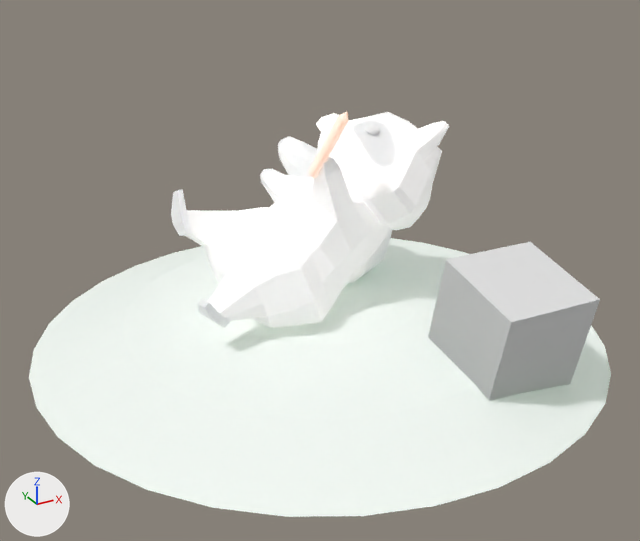
A saved change to the glTF model public/dog.glb.
The view is the same before and after, from a 50 mm lens placed at (-8.22, -14.92, 8.31), pointed at (-0.32, -0.54, 1.12). Lighting does not change. The marker at lower left points along +X, +Y and +Z. Where no turn or scale is listed for an object, it has been applied to the vertices. Vertices at the same position are counted once.

The first picture shows 'body.004', 'camera.001', 'ground.001', 'head.004', 'pencil.001', 'tail.003'.
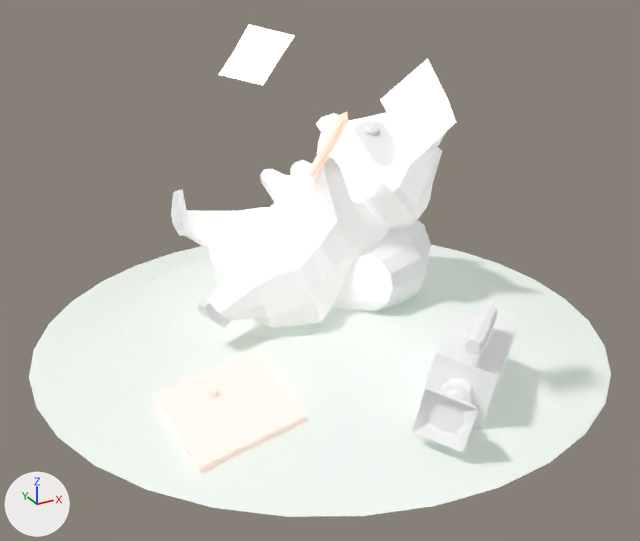
The newer file is also rescaled (x0.779), turned or shifted as a whole; pictures and numbers use the older file's frame.

Edits to the bpy script that builds the scene:
```text
Change mat_material_004:
    mat_material_004.emission_color: (0.00485, 0.0581, 0.0138) -> (0.5, 0.193, 0.0431)  # dark green #0f441f -> orange #bc7a3b
Change mat_material_005:
    remove mat_material_005.emission_color = (0.5, 0.193, 0.0431)  # orange #bc7a3b
    mat_material_005.emission_strength: 1.0 -> 0.0277
Change me_cylinder_008:
    remove me_cylinder_008.from_pydata(...)  # 96 vertices, 188 faces; spans x -0.73..2.29, y -0.46..3.15, z -0.1..2.5
    add me_cylinder_008.from_pydata(...)  # 96 vertices, 188 faces; spans x -0.95..2.31, y -1.85..2.32, z -0.28..2.16
    me_cylinder_008 part 1: 12 of the vertices in x 0.16..0.74, y -0.46..0.63, z -0.07..1.13 are moved by (-0.27, -1.39, -0.01)
    me_cylinder_008 part 2: all 12 vertices in x -0.73..-0.5, y -0.46..0.34, z 0.06..0.86 are moved by (-0.23, -0.18, -0.24)
    me_cylinder_008 part 3: all 48 vertices in x 0.29..2.08, y 1.82..3.15, z 0.59..2.5 are moved by (-0.1, -0.82, -0.34)
    me_cylinder_008 part 4: 24 of the vertices in x 0.45..2.29, y -0.1..1.27, z -0.1..1.66 are moved by (0.02, -1.41, -0.18)
Change me_sphere_001:
    where me_sphere_001.from_pydata(...)  # 97 vertices, 160 faces; spans x -6.04..6.04, y -6.04..6.04, z -1.09..-0.08
    remove me_sphere_001.materials.append(mat_material_004)  # white #ffffff
    add me_sphere_001.materials.append(mat_material_007)  # white #ffffff
Change me_cube_001:
    remove me_cube_001.from_pydata(...)  # 8 vertices, 12 faces; spans x -1.03..1.03, y -1.2..1.2, z -1.2..1.2
    add me_cube_001.from_pydata(...)  # 317 vertices, 620 faces; spans x -2.96..-0.07, y -2.0..0.7, z -1.09..0.76
    me_cube_001 part 5: 8 vertices removed from x -1.03..1.03, y -1.2..1.2, z -1.2..1.2; 317 vertices added at x -2.96..-0.07, y -2.0..0.7, z -1.09..0.76
    add me_cube_001.materials.append(mat_material_005)  # white #ffffff
Change me_cylinder_009:
    where me_cylinder_009.from_pydata(...)  # 37 vertices, 70 faces; spans x -0.574..0.033, y -1.083..-0.451, z 3.113..4.44
    remove me_cylinder_009.materials.append(mat_material_005)  # white #ffffff
    add me_cylinder_009.materials.append(mat_material_004)  # white #ffffff
Add me_plane_006:
    me_plane_006.from_pydata([(-0.49, -1.23, 2.01), (-1.38, -1.35, 1.51), (0.02, -0.83, 1.48), (-0.94, -0.97, 0.95), (-0.97, -1.34, 2.67), (-1.87, -1.46, 2.18), (-1.15, 6.31, 1.11), (-0.33, 5.73, 0.9), (-0.04, 7.04, 2.04), (0.84, 6.41, 1.8), (-0.57, 6.79, 1.48), (0.25, 6.2, 1.26)], [], [(1, 0, 2), (1, 2, 3), (5, 4, 0), (5, 0, 1), (10, 11, 9), (10, 9, 8), (6, 7, 11), (6, 11, 10)])
    me_plane_006.materials.append(mat_material_008)  # white #ffffff
Add ob_paper:
    ob_paper = bpy.data.objects.new('paper', me_plane_006)
    ob_paper.location = (0.48, -2.79, 3.26)
Add ob_games_001:
    ob_games_001 = bpy.data.objects.new('games.001', me_cube_003)  # 124 vertices, 240 faces; spans x -1.0..1.06, y -1.03..0.97, z -0.53..0.34; in mat_material_006 (white #ffffff)
    ob_games_001.location = (-3.27, -2.5, -0.04)
```

Changed parts and their boxes (x1, y1, x2, y2) in the pictures (640 x 541 px; the box of a moved part takes in the faces that stretch with it):
'camera.001', surface changed, recoloured, reshaped (39% narrower, 7% shorter)
    before: (428, 242, 600, 401)
    after: (412, 305, 517, 452)
'games.001', added
    after: (153, 351, 306, 473)
'paper', added
    after: (218, 24, 456, 164)
'tail.003', reshaped (23% wider)
    before: (278, 136, 392, 283)
    after: (290, 160, 431, 310)
part 1 of me_cylinder_008, moved or reshaped
    before: (361, 236, 388, 277)
    after: (360, 238, 426, 310)
part 2 of me_cylinder_008, moved or reshaped
    before: (349, 262, 368, 283)
    after: (332, 254, 393, 310)
part 3 of me_cylinder_008, moved or reshaped
    before: (278, 136, 317, 178)
    after: (290, 160, 313, 178)
part 4 of me_cylinder_008, moved or reshaped
    before: (385, 229, 392, 253)
    after: (382, 220, 431, 272)
